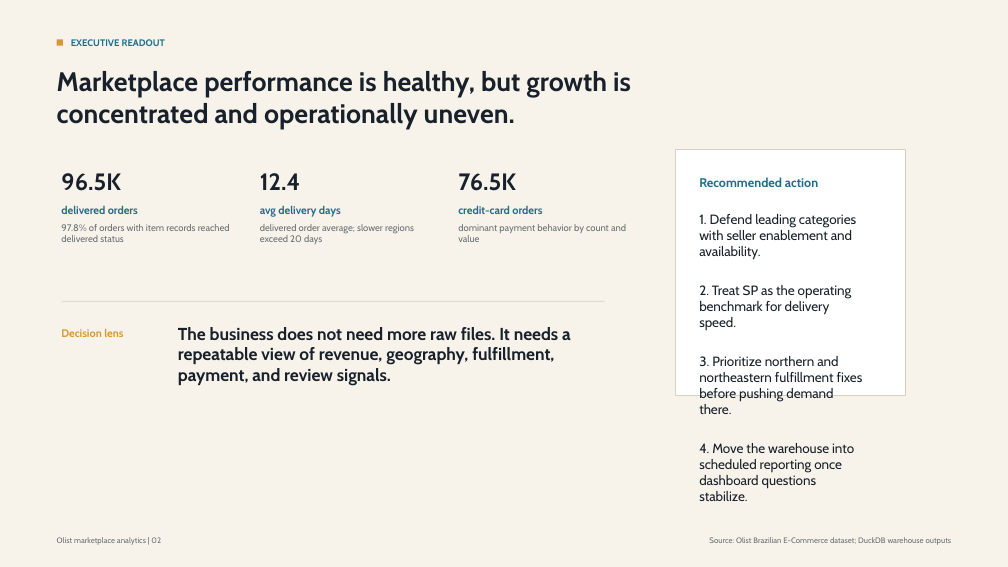
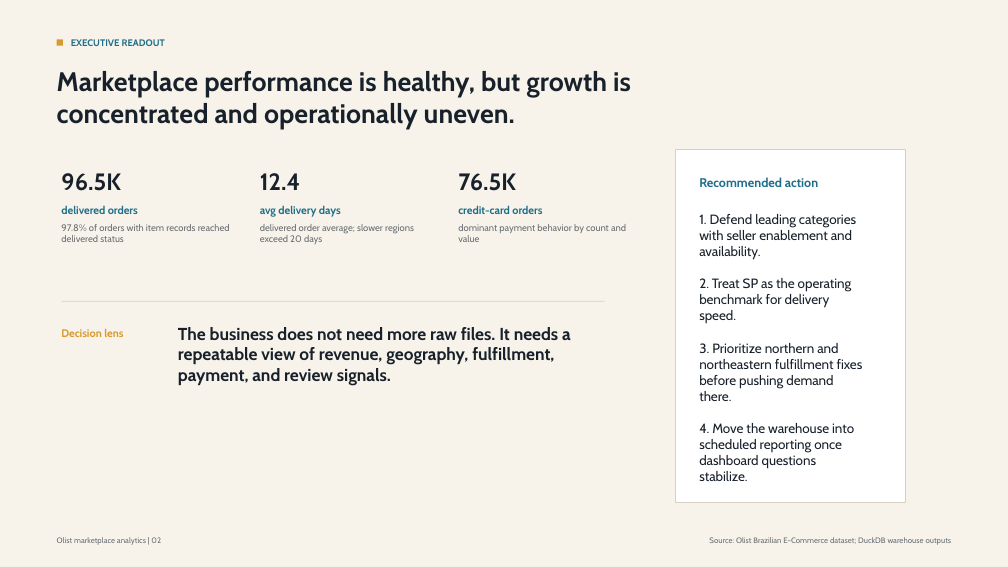
Before and after one commit to piloiv/module2-data-engineering-project, a slide deck: slide 2 of slides/olist-marketplace-analytics-executive-technical-deck.pptx. Drawn at 1008x567 pixels with LibreOffice and Linux fonts; fonts in the diff are those of the drawing. Boxes give left, top, right and bottom in pixels: in the first picture for what was removed or moved away, otherwise in the second. Text is boxed around its words. In the diff, an @@ line names an element or a change of style, - is before the commit and + after.

```diff
--- a/slides/olist-marketplace-analytics-executive-technical-deck.pptx
+++ b/slides/olist-marketplace-analytics-executive-technical-deck.pptx
@@ rectangle: place and size @@
-rectangle at (676,150,906,395)
+rectangle at (676,150,906,503)
@@ text "1. Defend leading categories with ..." rewrapped from (699,214,863,501) to (699,214,863,481) @@
```
Also in this commit, not shown: 3 other slides changed.
